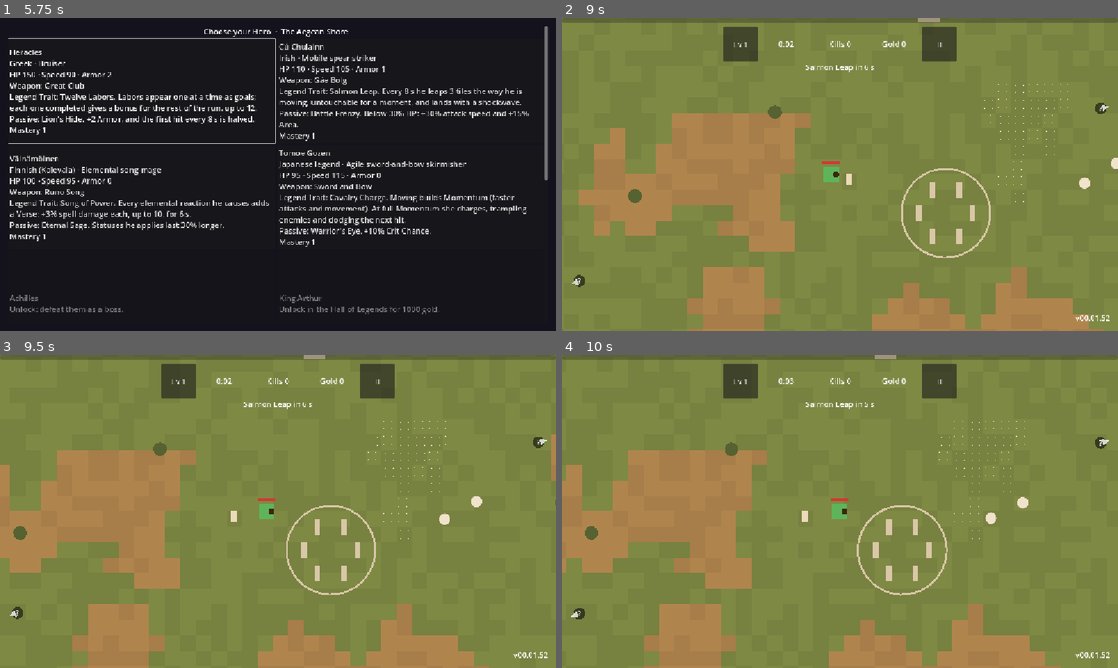
Above: before the commit, frames 1-4 (two rows, left to right).
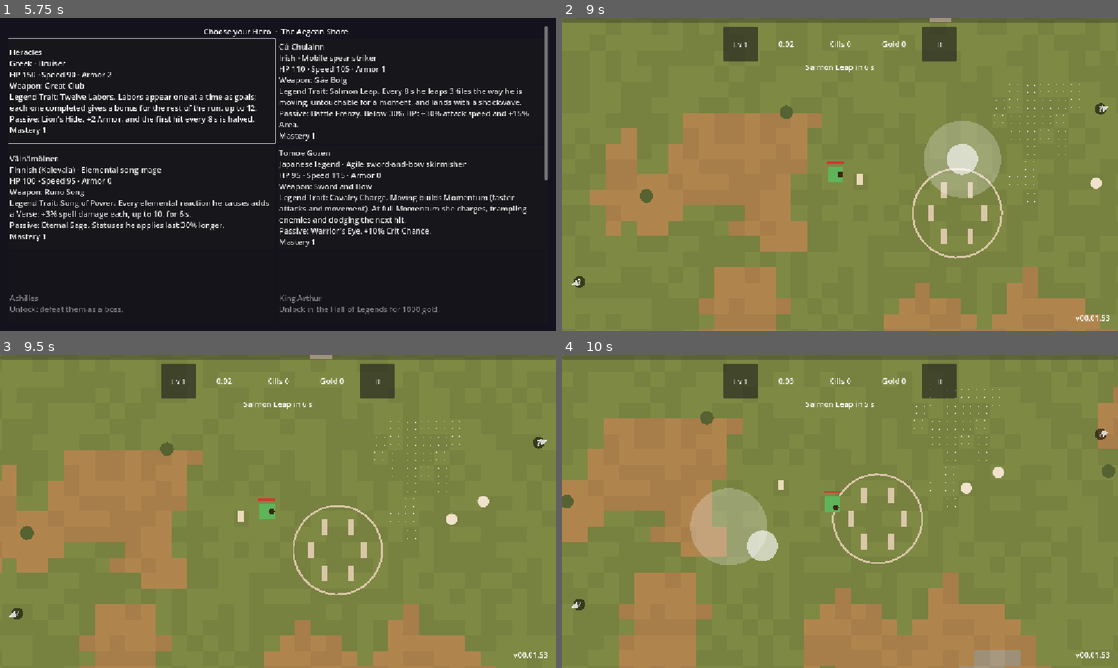
Above: after the commit, the same moments.

Repository: Zephino/Mythriven
Game: Godot game, scene res://scenes/main.tscn
Same seed, same stepped clock (60 frames per second), same inputs: the game is played once before the commit and once after it.
Inputs (mouse positions are in pixels of both pictures, inside the frame that each line leads up to):
- Up to frame 1 (5.75 s): click "Play" at 0.5 s; click "Play" at 1.25 s; click "Co-op" at 2 s; click "Public Games" at 2.75 s; click "Hall of Legends" at 3.5 s; click "Leaderboard" at 4.25 s; click "Suggest a Feature" at 5 s
- Up to frame 2 (9 s): click "The Aegean Shore Best none ye…" at 5.75 s; click "Lv 1" at 6.5 s; click "II" at 7.25 s; click "Resume" at 8 s; tap Enter at 8.75 s; move the mouse to (962, 158) at 8.77 s; hold D (move_right) from 8.78 s (still down); hold Tab (level_badge) from 8.78 s (still down); click (962, 158) at 8.92 s
- Up to frame 3 (9.5 s): keep holding D (move_right); keep holding Tab (level_badge)
- Up to frame 4 (10 s): release D (move_right) at 9.5 s; release Tab (level_badge) at 9.5 s; drag from (728, 527) to (812, 574) at 9.52 s

Frame 1 is identical in both runs. In frame 2, 9.8% of the frame differs, in the area x 1-100%, y 0-100%; in frame 3, 4.7%; in frame 4, 22%, in the area x 0-100%, y 0-100%.

Commit message:
v00.01.53 Review: Move with the mouse on PC, like the touch joystick
Co-Authored-By: Claude Opus 5.5 <noreply@anthropic.com>
Claude-Session: https://claude.ai/code/session_015nF5Mw8v9R2Etpth2EQKF7

Diff:
--- a/project.godot
+++ b/project.godot
@@ -11,7 +11,7 @@
 [application]
 
 config/name="Mythriven"
-config/version="00.01.52"
+config/version="00.01.53"
 run/main_scene="res://scenes/main.tscn"
 config/features=PackedStringArray("4.7", "GL Compatibility")
 
--- a/scripts/ui/touch_joystick.gd
+++ b/scripts/ui/touch_joystick.gd
@@ -4,10 +4,14 @@
 ## finger touches the screen (anywhere but a button, or only the left or
 ## right part, a setting), only while that finger is down, and follows no
 ## fixed position. Placeholder circles for art. Its size is a setting too.
+## On PC the mouse works the same way (owner request 10/31/2026): hold the
+## left button anywhere but a button and drag.
 
 ## On-screen buttons (god buttons, pause, Labors) that a touch should press
 ## instead of starting the joystick.
 const BLOCKERS := "joystick_blockers"
+## The "finger" number used for the mouse (real touches are 0 and up).
+const MOUSE := -2
 
 var _active: bool = false
 var _touch_index: int = -1
@@ -34,28 +38,37 @@
 # Unhandled input, so touches on menus and buttons never move the player.
 func _unhandled_input(event: InputEvent) -> void:
 	if event is InputEventScreenTouch:
-		_on_touch(event as InputEventScreenTouch)
+		var touch := event as InputEventScreenTouch
+		_press(touch.index, touch.pressed, touch.position)
 	elif event is InputEventScreenDrag:
-		_on_drag(event as InputEventScreenDrag)
+		var drag := event as InputEventScreenDrag
+		_move(drag.index, drag.position)
+	elif event.device != InputEvent.DEVICE_ID_EMULATION:
+		# A real mouse (phones also send pretend mouse clicks for touches: those are skipped).
+		if event is InputEventMouseButton and (event as InputEventMouseButton).button_index == MOUSE_BUTTON_LEFT:
+			_press(MOUSE, (event as InputEventMouseButton).pressed, (event as InputEventMouseButton).position)
+		elif event is InputEventMouseMotion:
+			_move(MOUSE, (event as InputEventMouseMotion).position)
 
 
-func _on_touch(touch: InputEventScreenTouch) -> void:
-	if touch.pressed and not _active and _in_joystick_area(touch.position):
+## A finger (or the mouse button) went down or up.
+func _press(index: int, pressed: bool, at: Vector2) -> void:
+	if pressed and not _active and _in_joystick_area(at):
 		_active = true
-		_touch_index = touch.index
-		_center = touch.position
-		_knob = touch.position
+		_touch_index = index
+		_center = at
+		_knob = at
 		queue_redraw()
-	elif not touch.pressed and touch.index == _touch_index:
+	elif not pressed and index == _touch_index:
 		_active = false
 		_touch_index = -1
 		queue_redraw()
 
 
-func _on_drag(drag: InputEventScreenDrag) -> void:
-	if not _active or drag.index != _touch_index:
+func _move(index: int, at: Vector2) -> void:
+	if not _active or index != _touch_index:
 		return
-	_knob = _center + (drag.position - _center).limit_length(_radius())
+	_knob = _center + (at - _center).limit_length(_radius())
 	queue_redraw()
 
 
--- a/tests/test_polish.gd
+++ b/tests/test_polish.gd
@@ -198,3 +198,27 @@
 	DirAccess.remove_absolute(CloudSync.file_path())
 	SaveGame.use_test_file("")
 	DirAccess.remove_absolute("user://test_playing_as.json")
+
+
+func test_the_mouse_moves_the_hero_like_a_finger() -> void:
+	var stick: TouchJoystick = add_child_autofree(TouchJoystick.new())
+	var press := InputEventMouseButton.new()
+	press.button_index = MOUSE_BUTTON_LEFT
+	press.pressed = true
+	press.position = Vector2(200, 300)
+	stick._unhandled_input(press)
+	assert_true(stick.is_active(), "holding the left button places the joystick")
+	var drag := InputEventMouseMotion.new()
+	drag.position = Vector2(500, 300)
+	stick._unhandled_input(drag)
+	assert_almost_eq(stick.get_vector().x, 1.0, 0.01, "dragging right moves right at full speed")
+	press.pressed = false
+	stick._unhandled_input(press)
+	assert_false(stick.is_active(), "letting go stops")
+	var fake := InputEventMouseButton.new()
+	fake.button_index = MOUSE_BUTTON_LEFT
+	fake.pressed = true
+	fake.position = Vector2(200, 300)
+	fake.device = InputEvent.DEVICE_ID_EMULATION
+	stick._unhandled_input(fake)
+	assert_false(stick.is_active(), "a phone's pretend mouse click is ignored (the touch itself drives it)")
Not shown, changed: CHANGELOG.md
Not shown, changed: GAME_DESIGN.md
Not shown, changed: VERSION
Not shown, changed: docs/AI_STATUS.md
